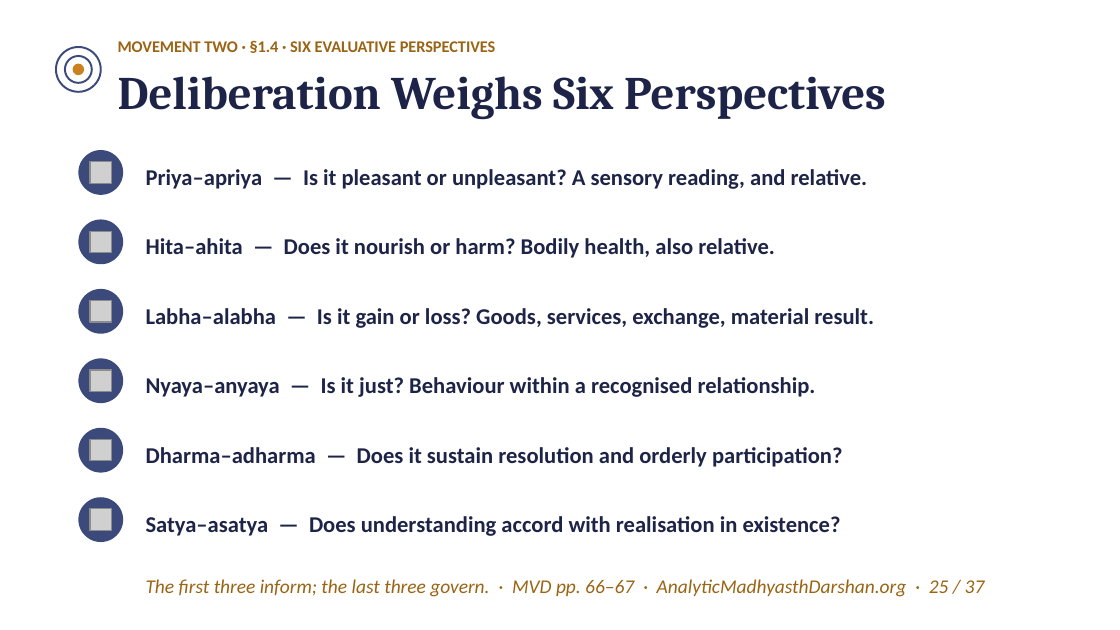
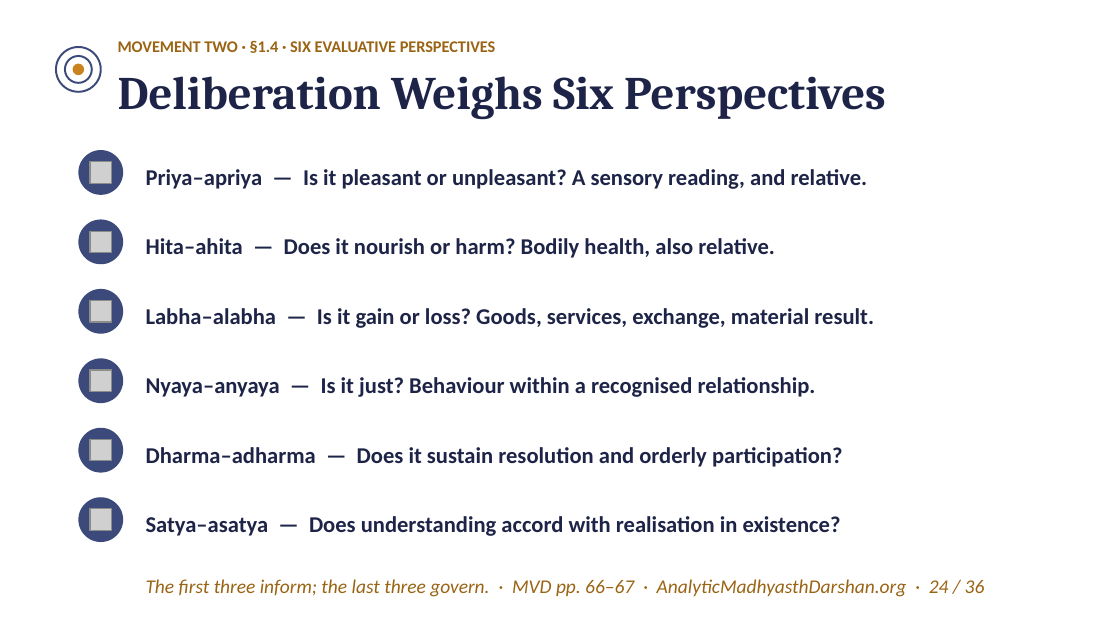
Before and after one commit to raghavamohan/AnalyticMadhyasthDarshan, a slide deck: slide 24 of Studies/The-Epistemology-of-Coexistence/The-Epistemology-of-Coexistence-Madhyasth-Darshan.pptx (slide 25 before the commit). Drawn at 1120x630 pixels with LibreOffice and Linux fonts; fonts in the diff are those of the drawing; grey boxes stand for pictures. Boxes give left, top, right and bottom in pixels: in the first picture for what was removed or moved away, otherwise in the second. Text is boxed around its words. In the diff, an @@ line names an element or a change of style, - is before the commit and + after.

```diff
--- a/Studies/The-Epistemology-of-Coexistence/The-Epistemology-of-Coexistence-Madhyasth-Darshan.pptx
+++ b/Studies/The-Epistemology-of-Coexistence/The-Epistemology-of-Coexistence-Madhyasth-Darshan.pptx
@@ text at [146, 579, 985, 597]: text changed @@
-The first three inform; the last three govern. · MVD pp. 66–67 · AnalyticMadhyasthDarshan.org · 25 / 37
+The first three inform; the last three govern. · MVD pp. 66–67 · AnalyticMadhyasthDarshan.org · 24 / 36
```
Also in this commit, not shown: 35 other slides changed, 1 slide removed.
